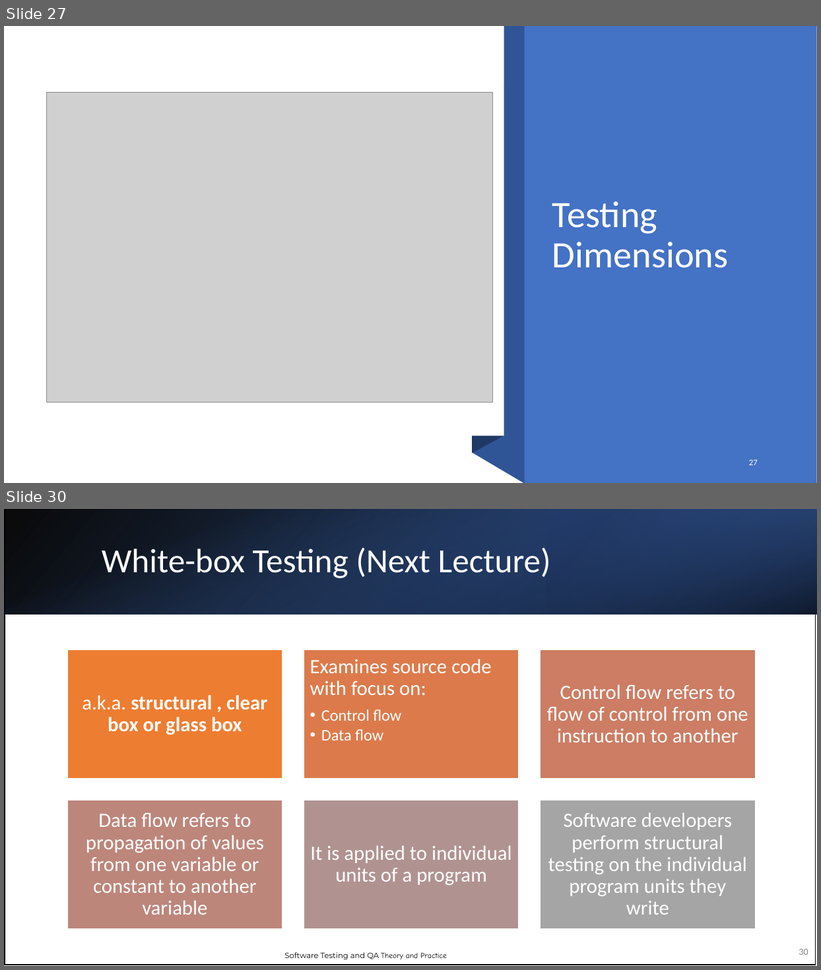
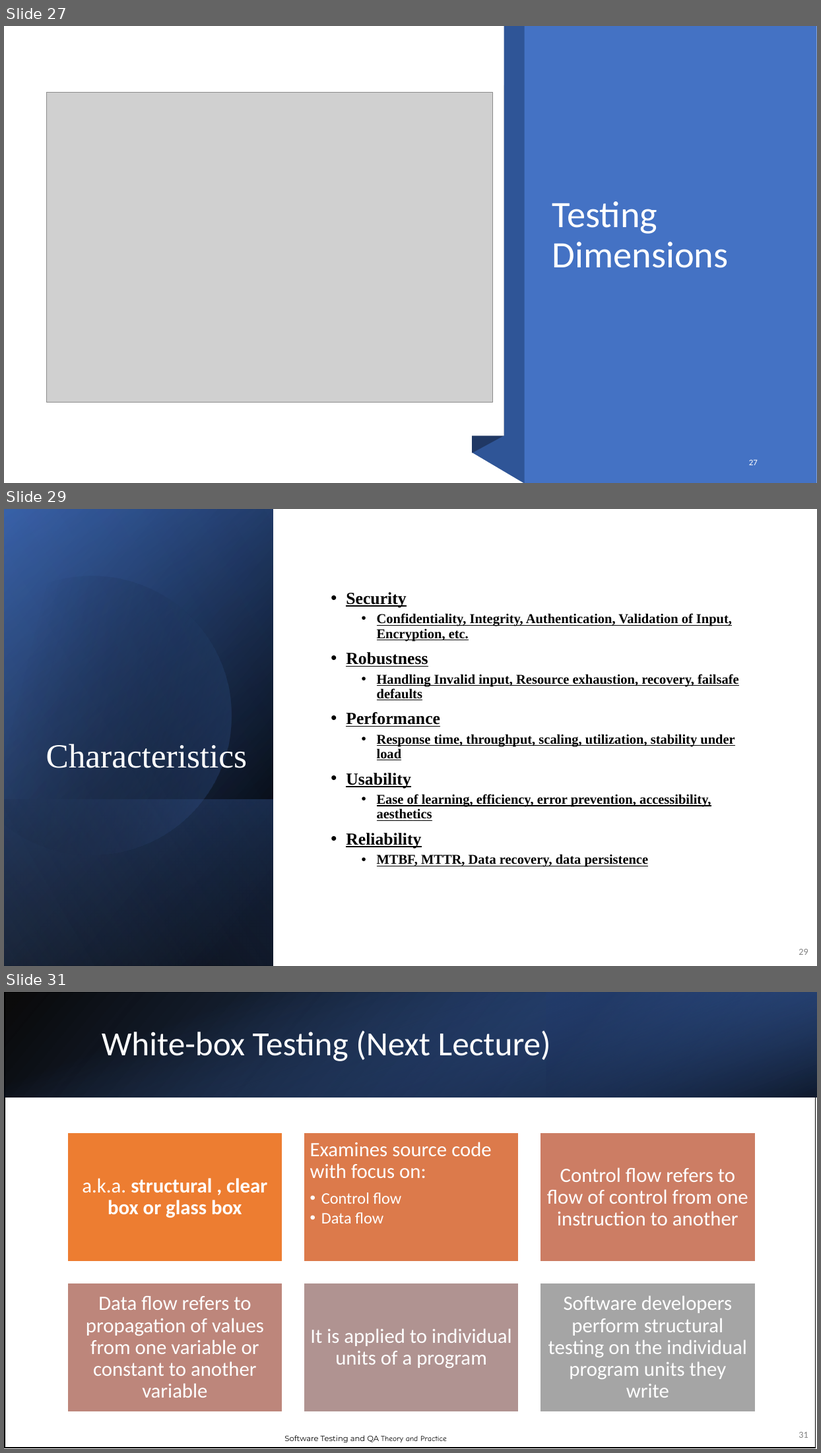
Before and after one commit to kthanasi-git/SW_Engineering, a slide deck: SOFTWARE ENGINEERING/SLIDES/13- Introduction to Software Testing.pptx. Shown one above the other, each under a label of ours: slides 27 and 30 before the commit, slides 27, 29 and 31 after it; the slides between them are not shown. The pictures are 821x970 and 821x1453 pixels, drawn with LibreOffice and Linux fonts; fonts in the diff are those of the drawing; grey boxes stand for pictures. Boxes give left, top, right and bottom in pixels: in the first picture for what was removed or moved away, otherwise in the second. Text is boxed around its words. In the diff, an @@ line names an element or a change of style, - is before the commit and + after.

```diff
--- a/SOFTWARE ENGINEERING/SLIDES/13- Introduction to Software Testing.pptx
+++ b/SOFTWARE ENGINEERING/SLIDES/13- Introduction to Software Testing.pptx
@@ slide 29 added at (x1=4, y1=509, x2=817, y2=966), background #FFFFFF @@
@@ rectangle added at (x1=4, y1=509, x2=817, y2=966), fill #FFFFFF @@
@@ rectangle added at (x1=4, y1=509, x2=274, y2=966), fill gradient #000000 to #2F5597 @@
@@ rectangle added at (x1=4, y1=510, x2=274, y2=966), fill gradient #000000 to #4472C4 @@
@@ rectangle added at (x1=4, y1=509, x2=274, y2=966), fill gradient #000000 to #8FAADC @@
@@ freeform shape added at (x1=4, y1=543, x2=265, y2=883), fill gradient #000000 to #4472C4 @@
@@ text added at (x1=346, y1=592, x2=739, y2=867), 16 pt, text #000000, bold, underline @@
+• Security
+  • Confidentiality, Integrity, Authentication, Validation of Input, Encryption, etc.
+• Robustness
+  • Handling Invalid input, Resource exhaustion, recovery, failsafe defaults
+• Performance
+  • Response time, throughput, scaling, utilization, stability under load
+• Usability
+  • Ease of learning, efficiency, error prevention, accessibility, aesthetics
+• Reliability
+  • MTBF, MTTR, Data recovery, data persistence
@@ title added at (x1=46, y1=744, x2=247, y2=768), 40 pt, text #FFFFFF @@
+Characteristics
@@ rectangle added at (x1=4, y1=799, x2=274, y2=966), fill gradient #4472C4 to #000000 @@
@@ page number added at (x1=799, y1=949, x2=808, y2=955), 11 pt, text #808080 @@
+29
@@ what was slide 30 is now slide 31 @@
@@ page number at (x1=799, y1=1432, x2=808, y2=1438): text changed @@
-30
+31
```
Also in this commit, not shown: 7 slides changed, 7 other slides added, 9 slides removed, 5 other files.
